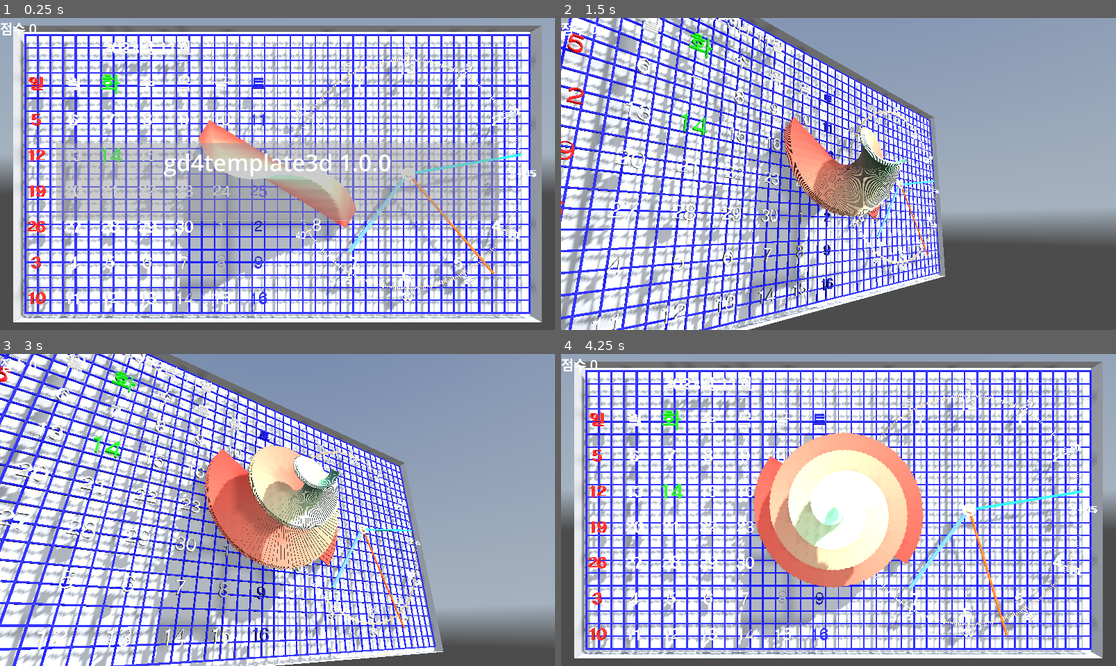
Above: before the commit, frames 1-4 (two rows, left to right).
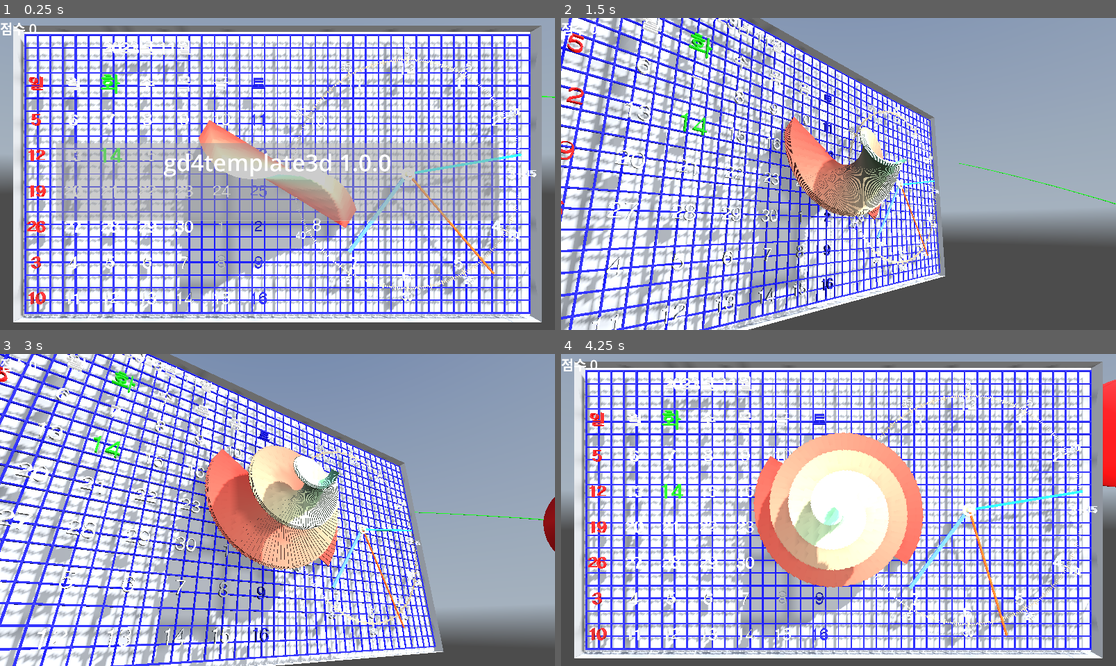
Above: after the commit, the same moments.

Repository: kasworld/gd4template3d
Game: Godot game, scene res://main.tscn
Same seed, same stepped clock (60 frames per second), same inputs: the game is played once before the commit and once after it. A sky picture missing from this copy of the repository is replaced by a grey-blue gradient.
Inputs (mouse positions are in pixels of both pictures, inside the frame that each line leads up to):
- Up to frame 1 (0.25 s): no input
- Up to frame 2 (1.5 s): tap Enter at 0.5, 0.6, 1.35 s; move the mouse to (960, 158) at 0.52 s; click (960, 158) at 0.67 s; move the mouse to (727, 189) at 1.27 s; click (727, 189) at 1.42 s
- Up to frame 3 (3 s): move the mouse to (333, 441) at 2.02 s; tap Enter at 2.1, 2.85 s; click (333, 441) at 2.17 s; move the mouse to (249, 572) at 2.77 s; click (249, 572) at 2.92 s
- Up to frame 4 (4.25 s): move the mouse to (1005, 556) at 3.52 s; tap Enter at 3.6 s; click (1005, 556) at 3.67 s

The runs differ from the first frame. In frame 1, less than 0.1% of the frame differs, in the area x 90-100%, y 24-98%; in frame 2, less than 0.1%; in frame 3, 0.3%; in frame 4, 0.8%, in the area x 90-100%, y 8-98%.

Commit message:
add orbit_test

Diff:
--- a/main.gd
+++ b/main.gd
@@ -18,10 +18,24 @@
 	$TimedMessage.panel_hidden.connect(message_hidden)
 	$TimedMessage.show_message("",0)
 
+	orbit_test()
 	wirenet_test()
 	bartree_test()
 	calendar_test()
 	clock_test()
+
+func orbit_test() -> void:
+	var diagonal_length = WorldSize.length()
+	var a120 = PI*2/3
+	var a30 = PI/6
+	var axis1 = Vector3.UP.rotated(Vector3.RIGHT, a30)
+	var os = preload("res://orbit_sphere/orbit_sphere.tscn").instantiate()
+	var mat1 = StandardMaterial3D.new()
+	mat1.albedo_color = Color.GREEN
+	var mat2 = StandardMaterial3D.new()
+	mat2.albedo_color = Color.RED
+	os.궤도설정(diagonal_length*1.1, 1.0/3, axis1, a120*2).구설정(5, 1, Vector3.UP).구재질설정(mat2).궤도재질설정(mat1)
+	add_child(os)
 
 func mashtrail_test() -> void:
 	var mt = preload("res://mesh_trail/mesh_trail.tscn").instantiate(
